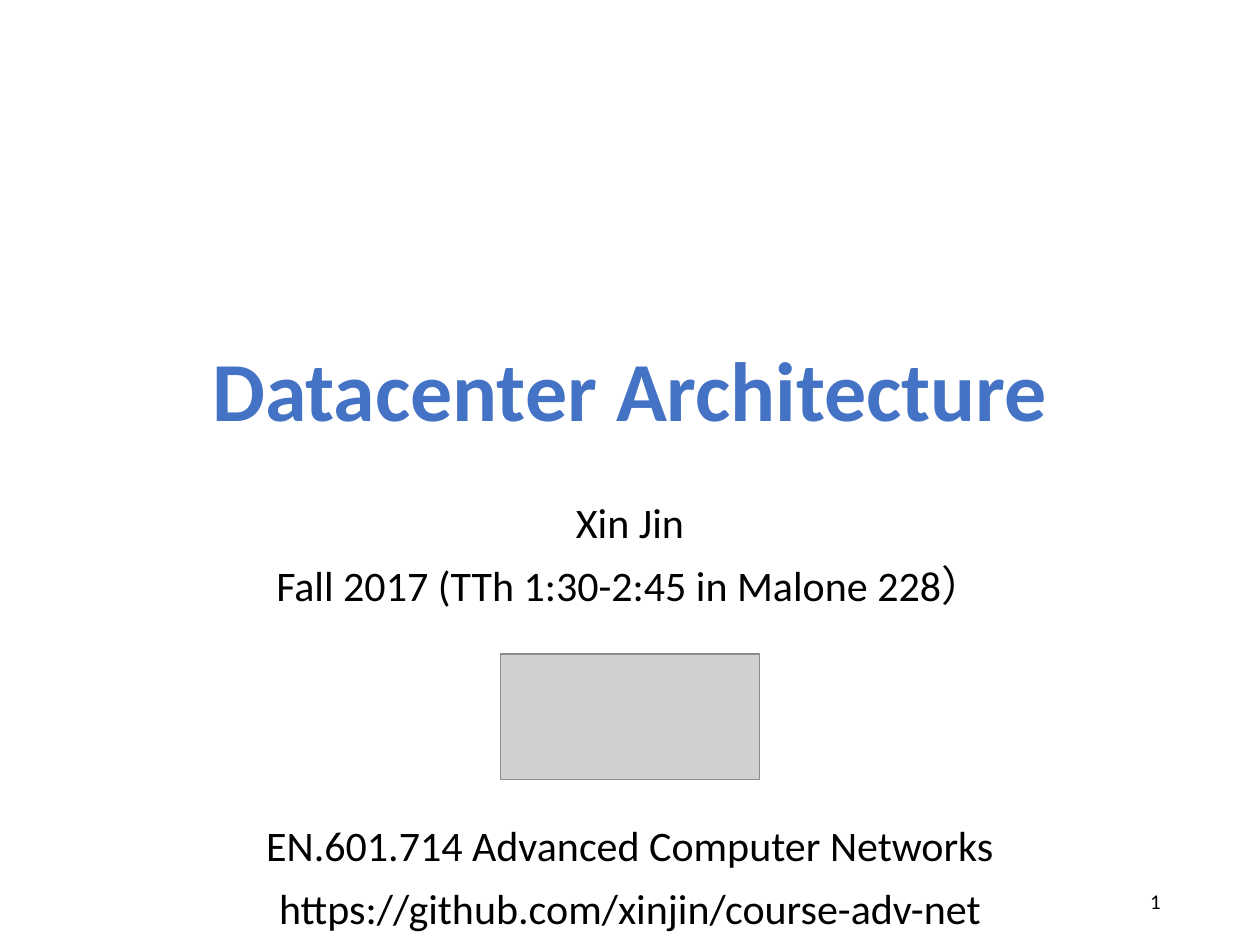
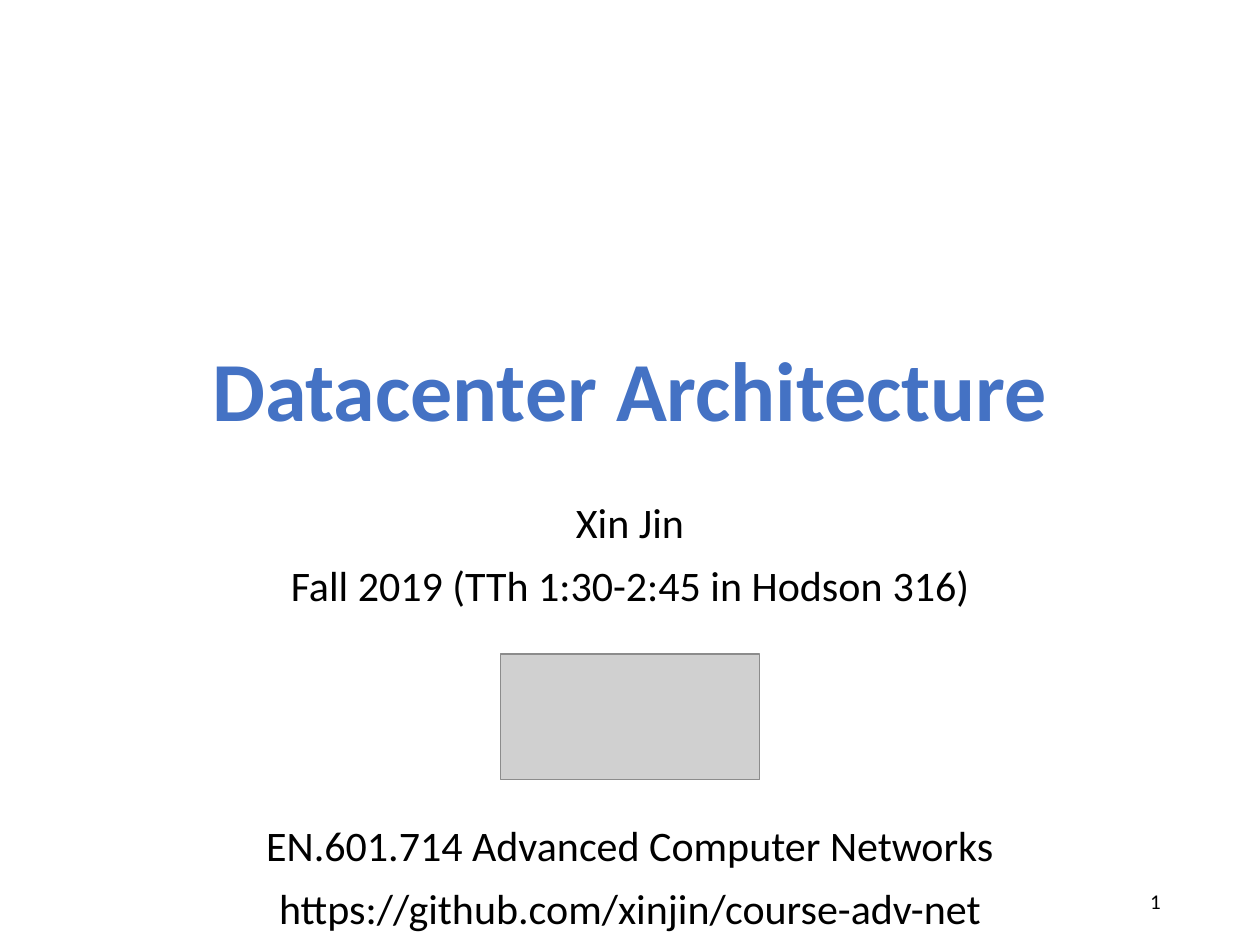
Before and after one commit to xinjin/course-adv-net, a slide deck: slide 1 of slides/lec06_datacenter.pptx. Drawn at 1260x945 pixels with LibreOffice and Linux fonts; fonts in the diff are those of the drawing; grey boxes stand for pictures. Boxes give left, top, right and bottom in pixels: in the first picture for what was removed or moved away, otherwise in the second. Text is boxed around its words. In the diff, an @@ line names an element or a change of style, - is before the commit and + after.

```diff
--- a/slides/lec06_datacenter.pptx
+++ b/slides/lec06_datacenter.pptx
@@ subtitle at box(291, 570, 970, 607): text changed @@
-Fall 2017 (TTh 1:30-2:45 in Malone 228）
+Fall 2019 (TTh 1:30-2:45 in Hodson 316)
```
Also in this commit, not shown: 8 slides added, 2 other files.
